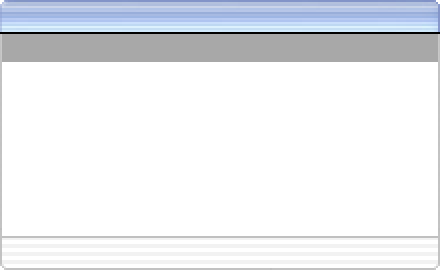
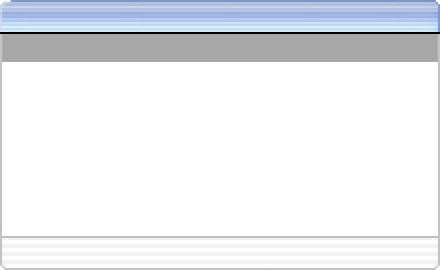
Before/after of a 440x270 layered artwork. What changed in the layer stack:
added layer "Layer 9" above "Layer 6" over [0, 0, 12, 32]
